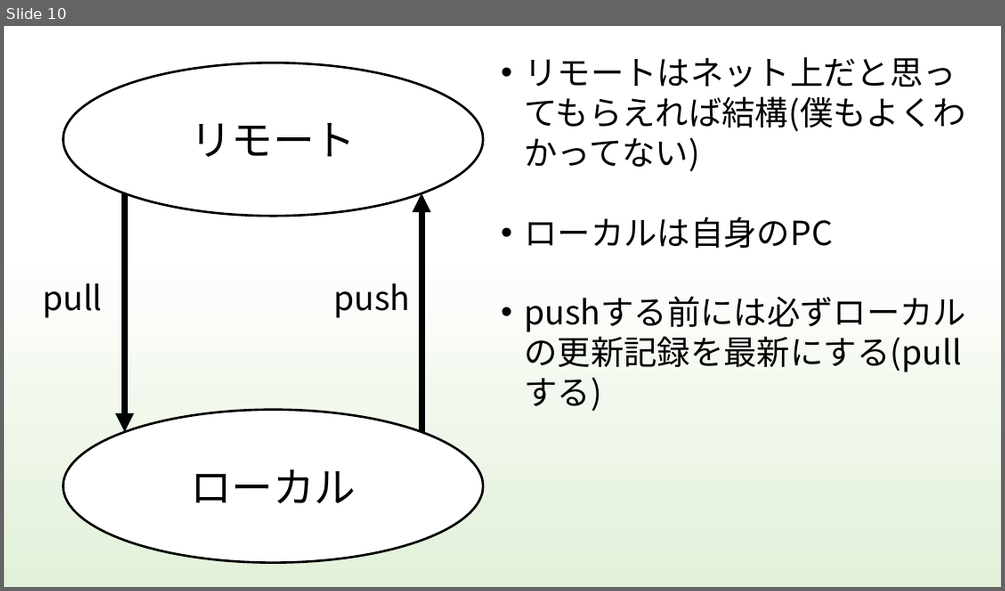
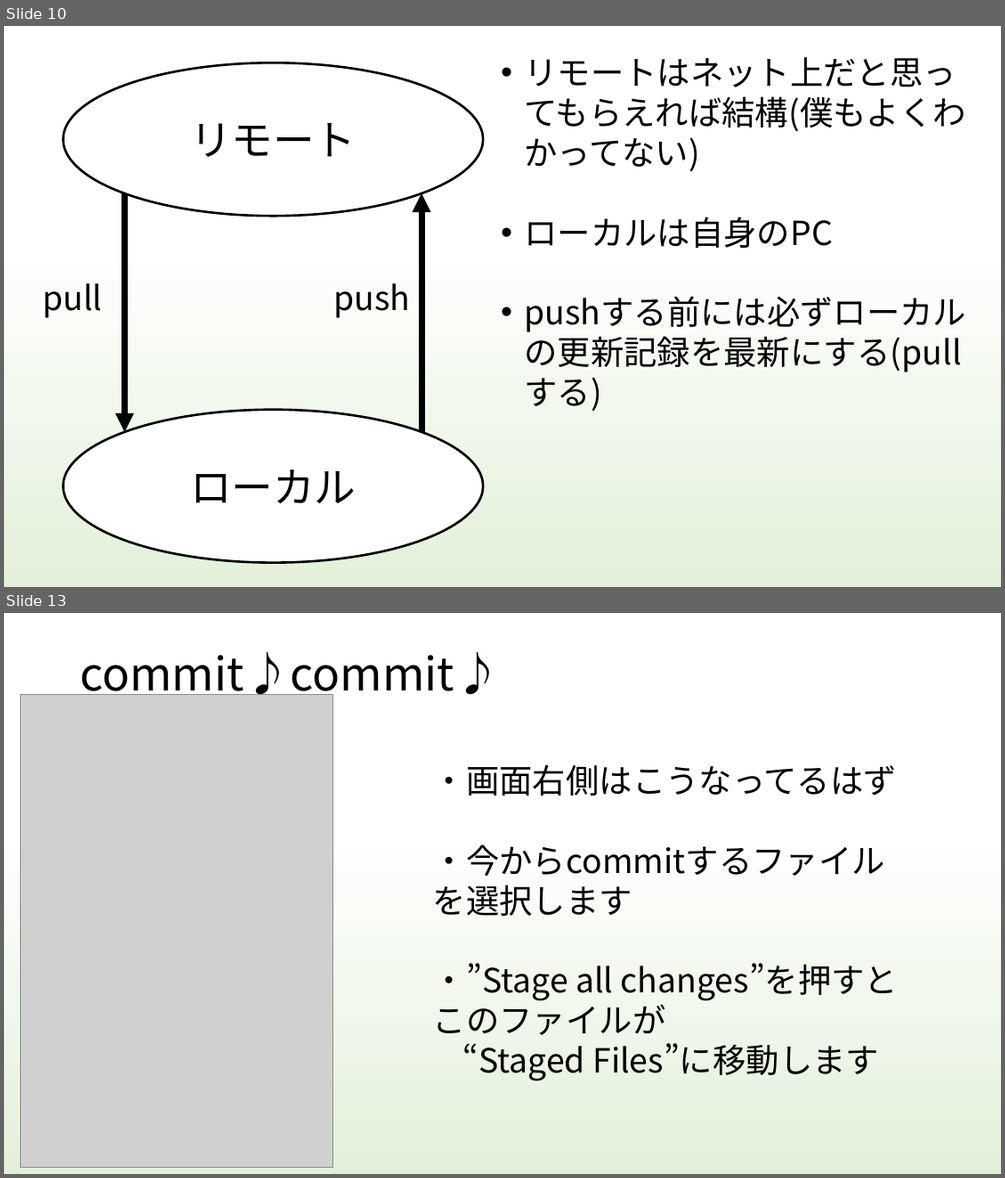
Before and after one commit to kiesproject/git-VR-study, a slide deck: 勉強会資料/H30VRStudy_Document/git_study.pptx. Shown one above the other, each under a label of ours: slide 10 before the commit, slides 10 and 13 after it; the slides between them are not shown. The pictures are 1005x591 and 1005x1178 pixels, drawn with LibreOffice and Linux fonts; fonts in the diff are those of the drawing; grey boxes stand for pictures. Boxes give left, top, right and bottom in pixels: in the first picture for what was removed or moved away, otherwise in the second. Text is boxed around its words. In the diff, an @@ line names an element or a change of style, - is before the commit and + after.

Commit message:
gitの勉強資料を更新しました

```diff
--- a/勉強会資料/H30VRStudy_Document/git_study.pptx
+++ b/勉強会資料/H30VRStudy_Document/git_study.pptx
@@ slide 13 added at bbox=[4, 613, 1001, 1174], background gradient #FFFFFF to #E2F0D9 to #BDBCBC @@
@@ title added at bbox=[80, 652, 500, 702], 44 pt, text #000000 @@
+commit♪commit♪
@@ picture added at bbox=[20, 695, 333, 1167] @@
@@ text added at bbox=[433, 764, 898, 1081], 32 pt, text #000000 @@
+・画面右側はこうなってるはず
+・今からcommitするファイルを選択します
+・”Stage all changes”を押すとこのファイルが
+“Staged Files”に移動します
```
Also in this commit, not shown: 2 slides changed, 5 other slides added, 1 slide removed.
